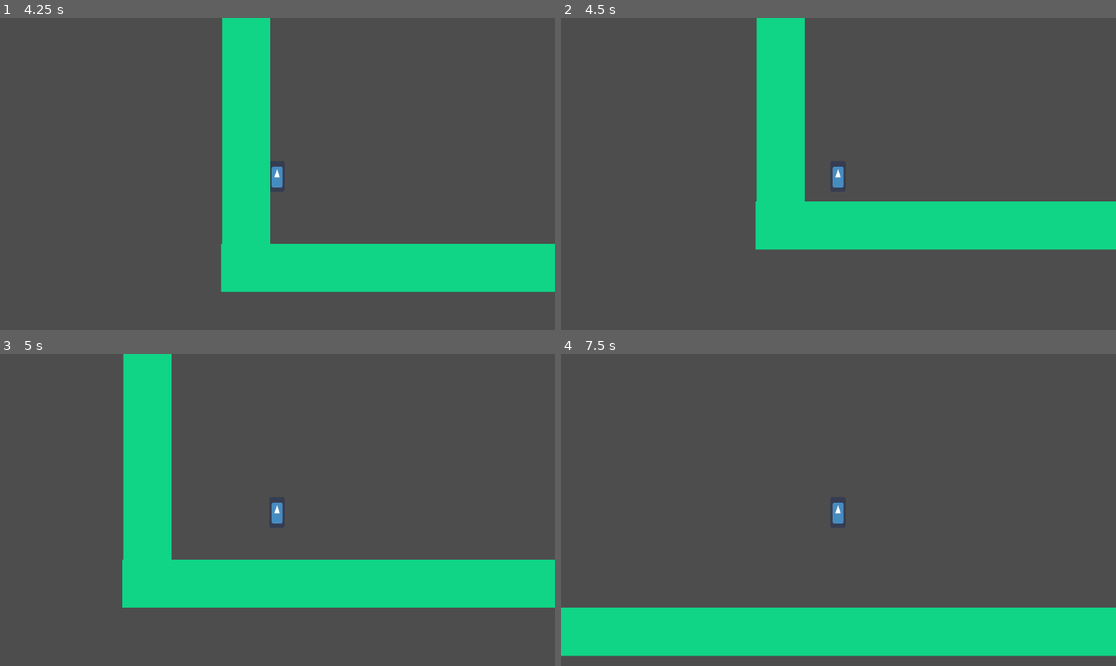
Above: before the commit, frames 1-4 (two rows, left to right).
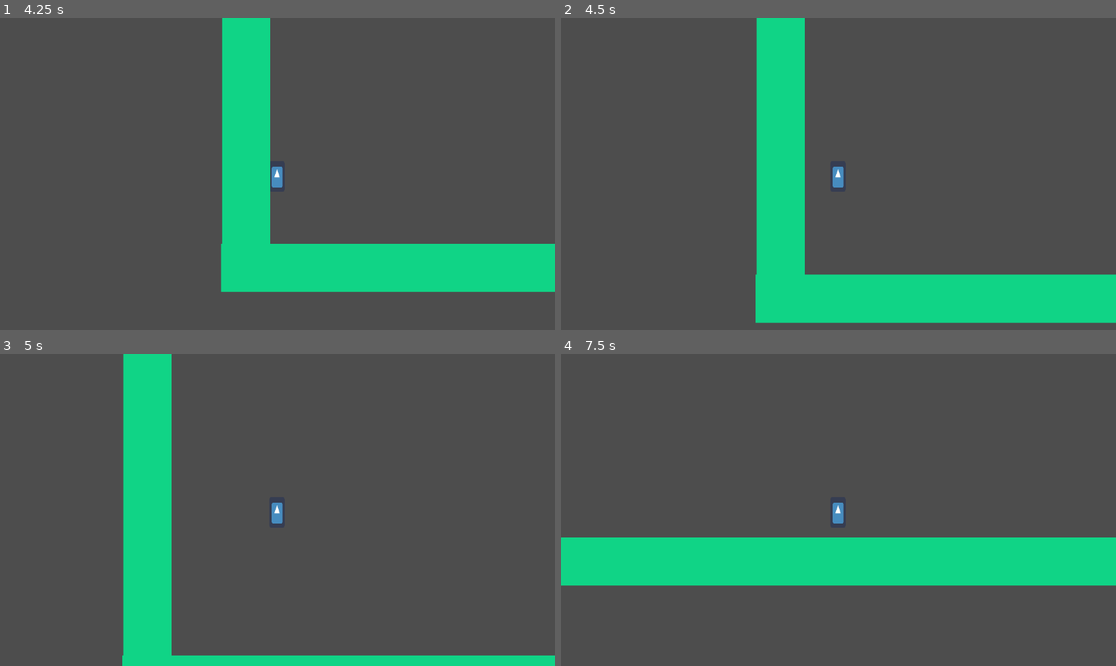
Above: after the commit, the same moments.

Repository: bobbleheadhobo/Science-Hell
Game: Godot game, scene res://Scenes/VirusWorld.tscn
Same seed, same stepped clock (60 frames per second), same inputs: the game is played once before the commit and once after it. The engine's default icon, where the game draws it, is replaced by a stand-in: a white triangle on a blue panel in a dark square.
Inputs:
- Up to frame 1 (4.25 s): tap Enter at 0.5 s; hold D (moveRight) 0.53-2.03 s; tap Space (jump) at 0.6, 0.77, 1.07, 1.35, 1.52, 1.82, 2.1, 2.85, 3.02, 3.32, 3.6, 3.77, 4.07 s; hold A (moveLeft) from 2.03 s (still down)
- Up to frame 2 (4.5 s): release A (moveLeft) at 4.28 s; hold D (moveRight) from 4.28 s (still down); tap Space (jump) at 4.35 s
- Up to frame 3 (5 s): keep holding D (moveRight); tap Space (jump) at 4.52, 4.82 s
- Up to frame 4 (7.5 s): keep holding D (moveRight); tap Space (jump) at 5.1, 5.85, 6.02, 6.32, 6.6, 6.77, 7.07, 7.35 s

Frame 1 is identical in both runs. In frame 2, 20% of the frame differs, in the area x 35-100%, y 58-98%; in frame 3, 15%; in frame 4, 31%, in the area x 0-100%, y 58-97%.

Commit message:
2nd Demo Update
-added wall jump mechanic

Diff:
--- a/testLevel/Scripts/PlayerScript.gd
+++ b/testLevel/Scripts/PlayerScript.gd
@@ -6,6 +6,8 @@
 @export var theAcc = 0
 var prevDir = 0
 var horizontalDirection = -2
+
+var wallJumpPushBack = 100
 
 func _physics_process(delta):
 
@@ -16,8 +18,18 @@
 		if velocity.y > 999:
 			velocity.y = 999
 
+
 	if(Input.is_action_just_pressed("jump") && is_on_floor()):
 		velocity.y = -jumpForce
+
+	if(is_on_wall() and Input.is_action_just_pressed("moveRight")):
+		velocity.y = -jumpForce
+		velocity.x = -wallJumpPushBack
+
+	if(is_on_wall() and Input.is_action_just_pressed("moveLeft")):
+		velocity.y = -jumpForce
+		velocity.x = wallJumpPushBack
+
 
 	if(prevDir == horizontalDirection && horizontalDirection != 0):
 		theAcc += 1
--- a/testLevel/project.godot
+++ b/testLevel/project.godot
@@ -10,7 +10,7 @@
 
 [application]
 
-config/name="Science Hell - Level 4"
+config/name="Test Level"
 run/main_scene="res://Scenes/VirusWorld.tscn"
 config/features=PackedStringArray("4.2")
 config/icon="res://icon.png"
